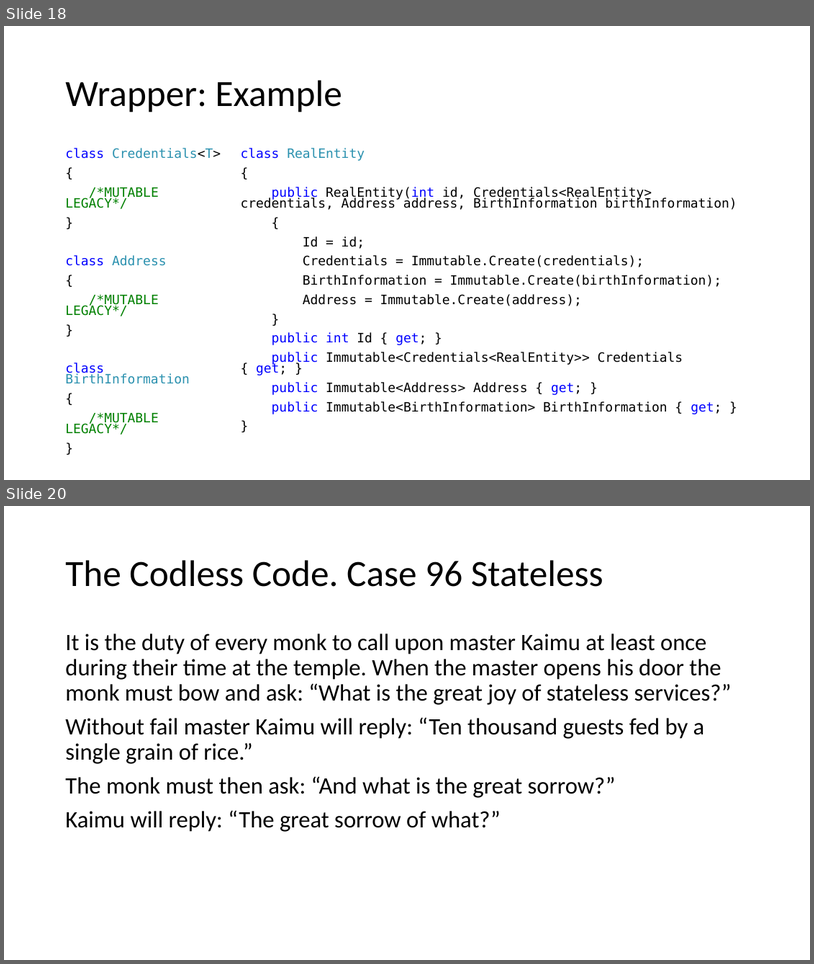
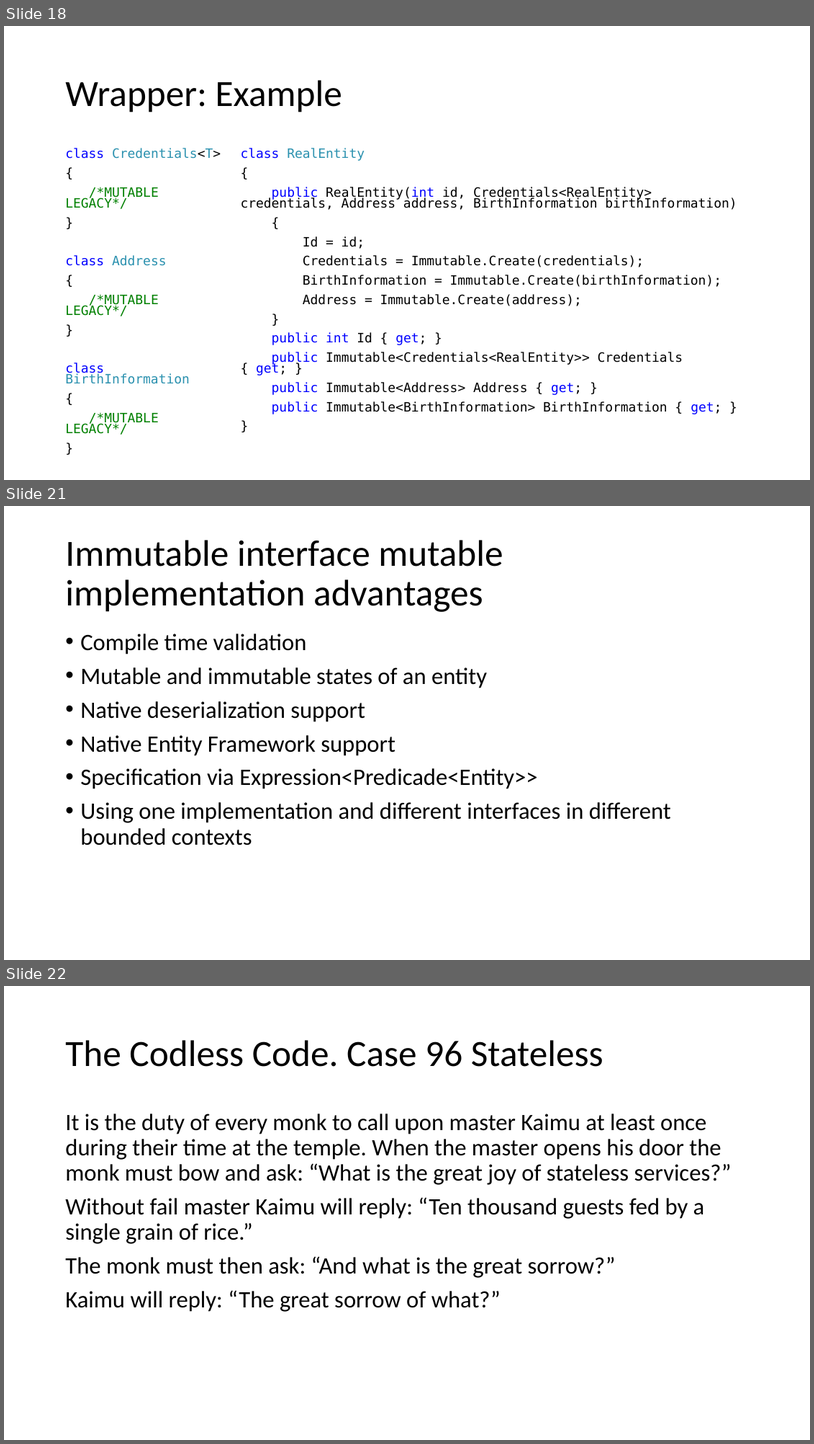
Before and after one commit to kugushev/presentations, a slide deck: Presentation.pptx. Shown one above the other, each under a label of ours: slides 18 and 20 before the commit, slides 18, 21 and 22 after it; the slides between them are not shown. The pictures are 814x964 and 814x1444 pixels, drawn with LibreOffice and Linux fonts; fonts in the diff are those of the drawing. Boxes give left, top, right and bottom in pixels: in the first picture for what was removed or moved away, otherwise in the second. Text is boxed around its words. In the diff, an @@ line names an element or a change of style, - is before the commit and + after.

Commit message:
add demo for interface

```diff
--- a/Presentation.pptx
+++ b/Presentation.pptx
@@ slide 21 added at (4,506,810,960), background #FFFFFF @@
@@ title added at (65,540,503,612), 44 pt, text #000000 @@
+Immutable interface mutable implementation advantages
@@ text added at (80,633,671,845), 28 pt, text #000000 @@
+• Compile time validation
+• Mutable and immutable states of an entity
+• Native deserialization support
+• Native Entity Framework support
+• Specification via Expression<Predicade<Entity>>
+• Using one implementation and different interfaces in different bounded contexts
@@ what was slide 20 is now slide 22 @@
```
Also in this commit, not shown: 2 slides changed, 2 other slides added, 17 other files.
